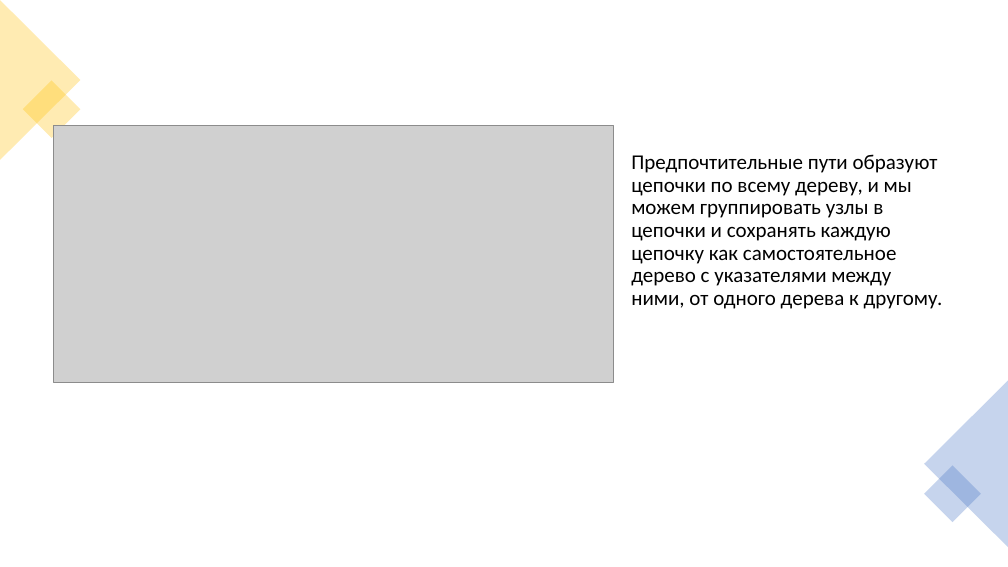
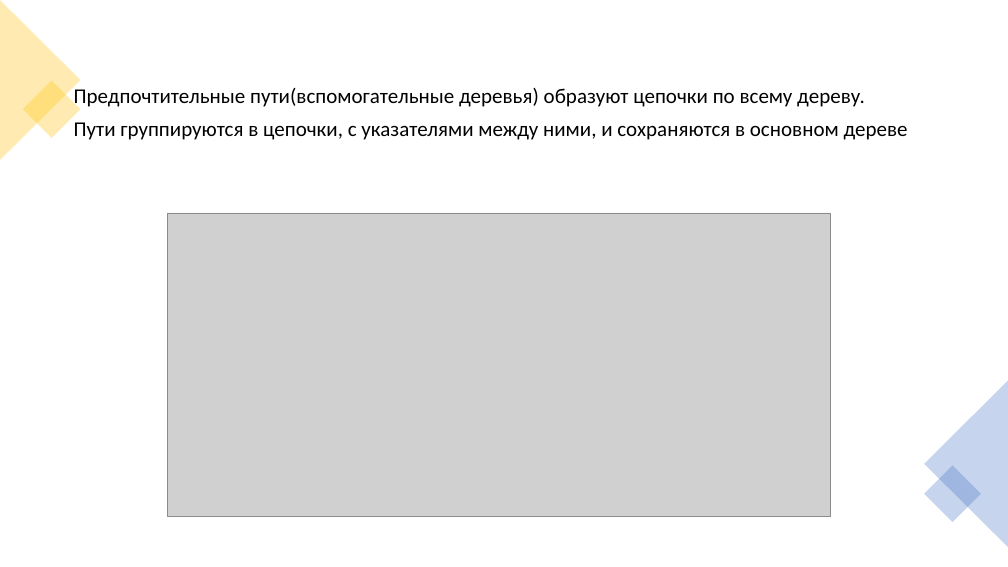
Before and after one commit to Far0ver/TangoTree, a slide deck: slide 5 of Танго дерево презентация.pptx (slide 4 before the commit). Drawn at 1008x567 pixels with LibreOffice and Linux fonts; fonts in the diff are those of the drawing; grey boxes stand for pictures. Boxes give left, top, right and bottom in pixels: in the first picture for what was removed or moved away, otherwise in the second. Text is boxed around its words. In the diff, an @@ line names an element or a change of style, - is before the commit and + after.

```diff
--- a/Танго дерево презентация.pptx
+++ b/Танго дерево презентация.pptx
@@ text at (74,85,908,140): text changed @@
-Предпочтительные пути образуют цепочки по всему дереву, и мы можем группировать узлы в цепочки и сохранять каждую цепочку как самостоятельное дерево с указателями между ними, от одного дерева к другому.
+Предпочтительные пути(вспомогательные деревья) образуют цепочки по всему дереву.
+Пути группируются в цепочки, с указателями между ними, и сохраняются в основном дереве
@@ picture: place and size @@
-picture at (53,126,613,382)
+picture at (167,213,830,516)
```
Also in this commit, not shown: 12 other slides changed, 6 slides added, 3 slides removed.
